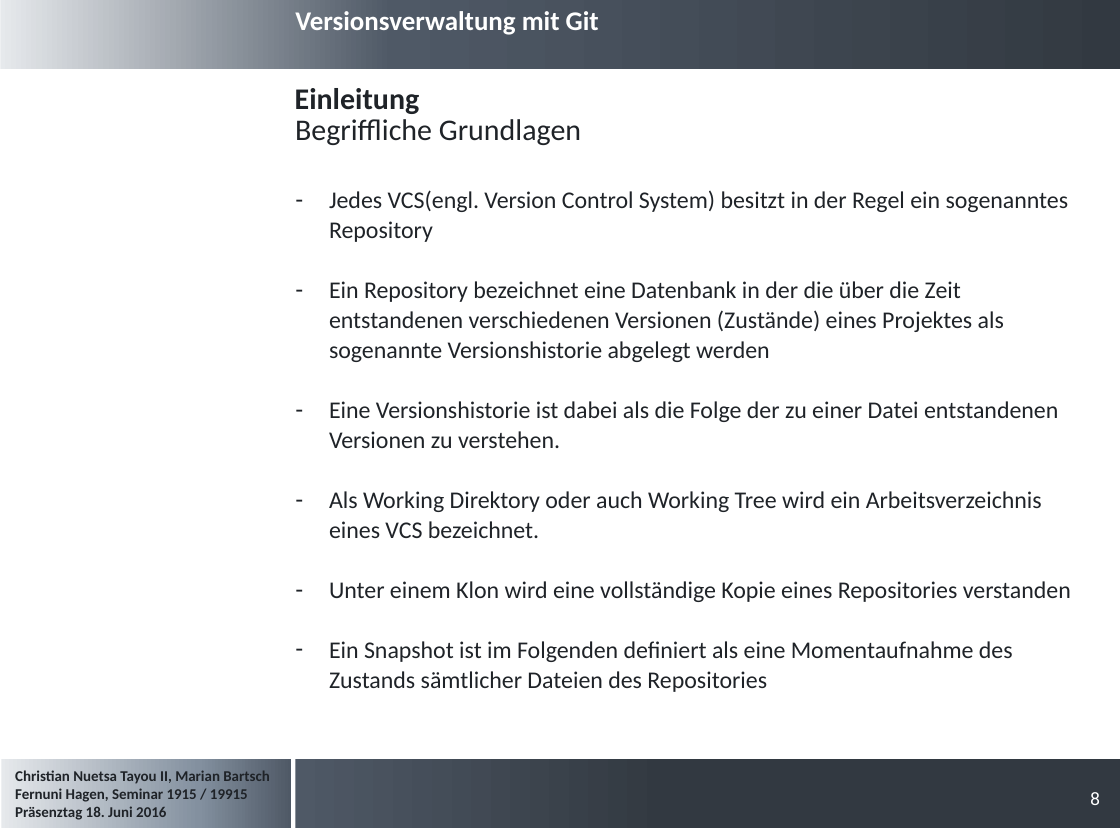
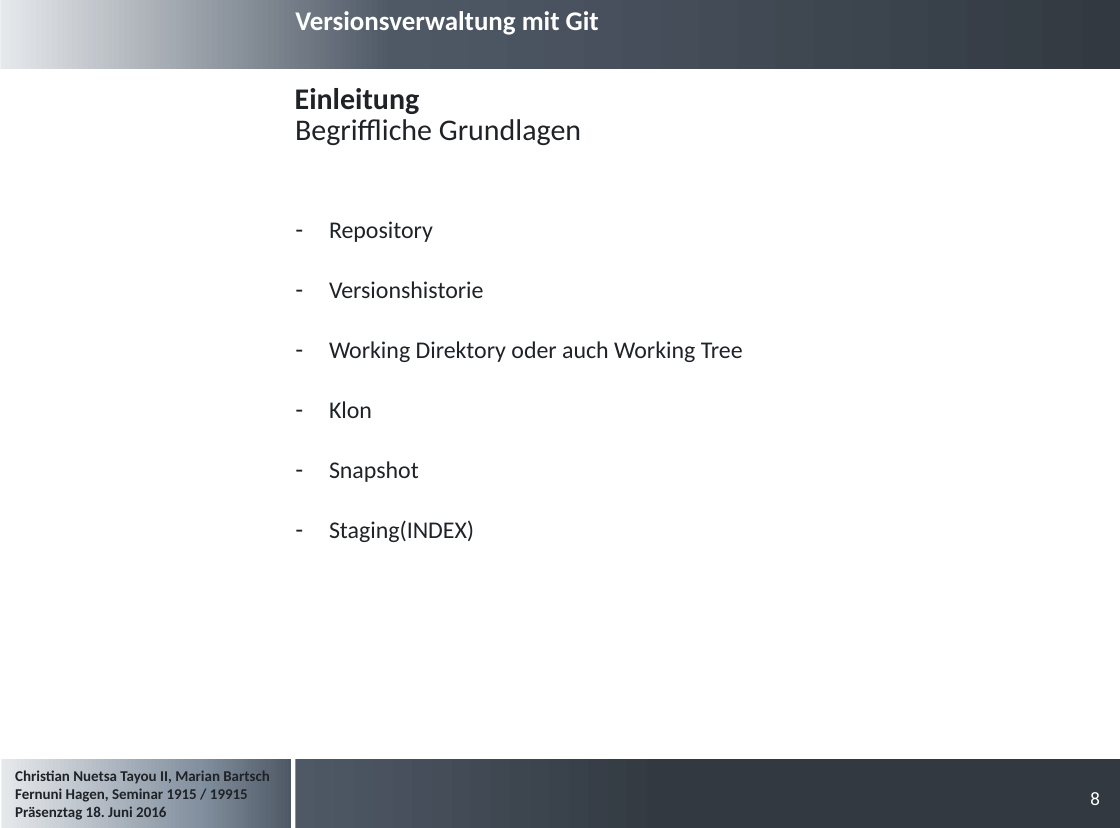
Before and after one commit to cristallin/git-project-seminar, a slide deck: slide 8 of Präsentation_Seminararbeit.pptx. Drawn at 1120x828 pixels with LibreOffice and Linux fonts; fonts in the diff are those of the drawing; background and template pictures are left out. Boxes give left, top, right and bottom in pixels: in the first picture for what was removed or moved away, otherwise in the second. Text is boxed around its words. In the diff, an @@ line names an element or a change of style, - is before the commit and + after.

```diff
--- a/Präsentation_Seminararbeit.pptx
+++ b/Präsentation_Seminararbeit.pptx
@@ text at [329, 221, 743, 542]: text changed @@
-– Jedes VCS(engl. Version Control System) besitzt in der Regel ein sogenanntes Repository
-– Ein Repository bezeichnet eine Datenbank in der die über die Zeit entstandenen verschiedenen Versionen (Zustände) eines Projektes als sogenannte Versionshistorie abgelegt werden
-– Eine Versionshistorie ist dabei als die Folge der zu einer Datei entstandenen Versionen zu verstehen.
-– Als Working Direktory oder auch Working Tree wird ein Arbeitsverzeichnis eines VCS bezeichnet.
-– Unter einem Klon wird eine vollständige Kopie eines Repositories verstanden
-– Ein Snapshot ist im Folgenden definiert als eine Momentaufnahme des Zustands sämtlicher Dateien des Repositories
+– Repository
+– Versionshistorie
+– Working Direktory oder auch Working Tree
+– Klon
+– Snapshot
+– Staging(INDEX)
```
Also in this commit, not shown: 5 other slides changed, 1 slide removed.
